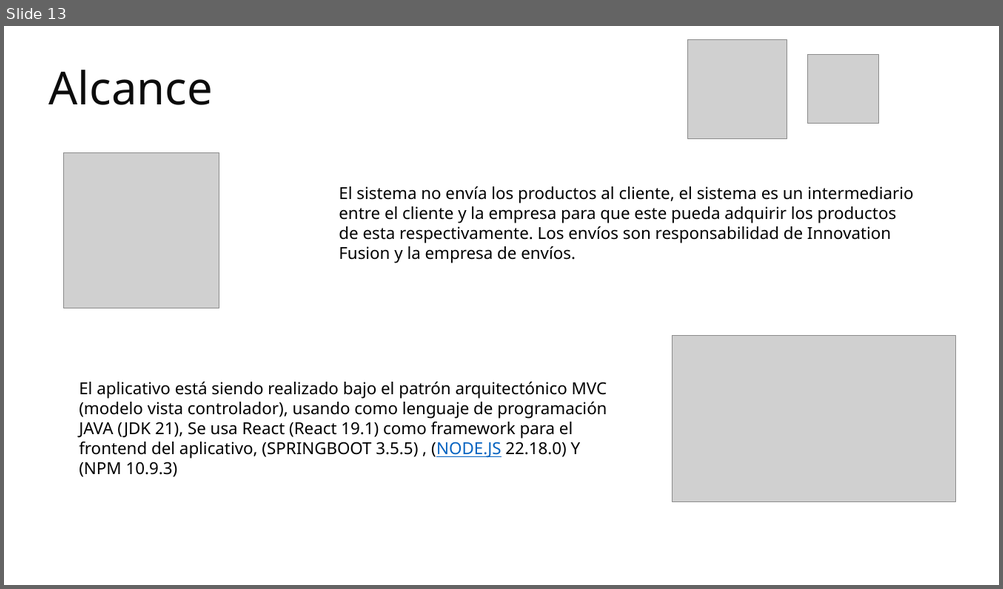
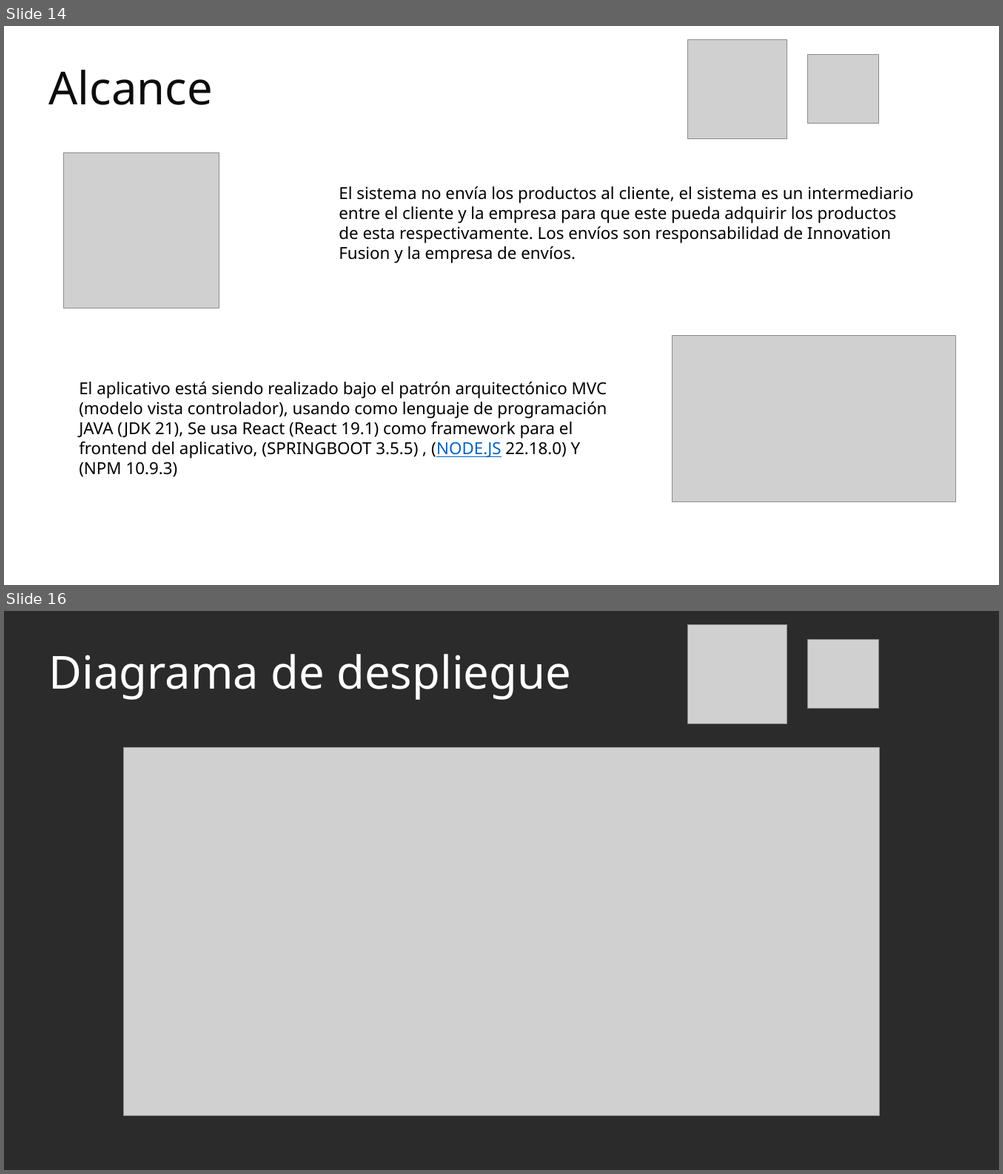
Before and after one commit to Katherin-22/zefiro, a slide deck: 01_proyecto/trim1/01_contextualizacion_proyecto/Presentación del Proyecto.pptx. Shown one above the other, each under a label of ours: slide 13 before the commit, slides 14 and 16 after it; the slides between them are not shown. The pictures are 1003x589 and 1003x1174 pixels, drawn with LibreOffice and Linux fonts; fonts in the diff are those of the drawing; grey boxes stand for pictures; background and template pictures are left out; a plain dark background stands for a picture behind light text. Boxes give left, top, right and bottom in pixels: in the first picture for what was removed or moved away, otherwise in the second. Text is boxed around its words. In the diff, an @@ line names an element or a change of style, - is before the commit and + after.

```diff
--- a/01_proyecto/trim1/01_contextualizacion_proyecto/Presentación del Proyecto.pptx
+++ b/01_proyecto/trim1/01_contextualizacion_proyecto/Presentación del Proyecto.pptx
@@ slide 16 added at [4, 611, 999, 1170], background picture (left out) @@
@@ picture added at [688, 624, 787, 723] @@
@@ title added at [48, 654, 571, 700], 44 pt, text #FFFFFF @@
+Diagrama de despliegue
@@ picture added at [808, 639, 879, 708] @@
@@ picture added at [123, 748, 879, 1116] @@
@@ what was slide 13 is now slide 14 @@
```
Also in this commit, not shown: 4 slides changed, 8 other slides added.
